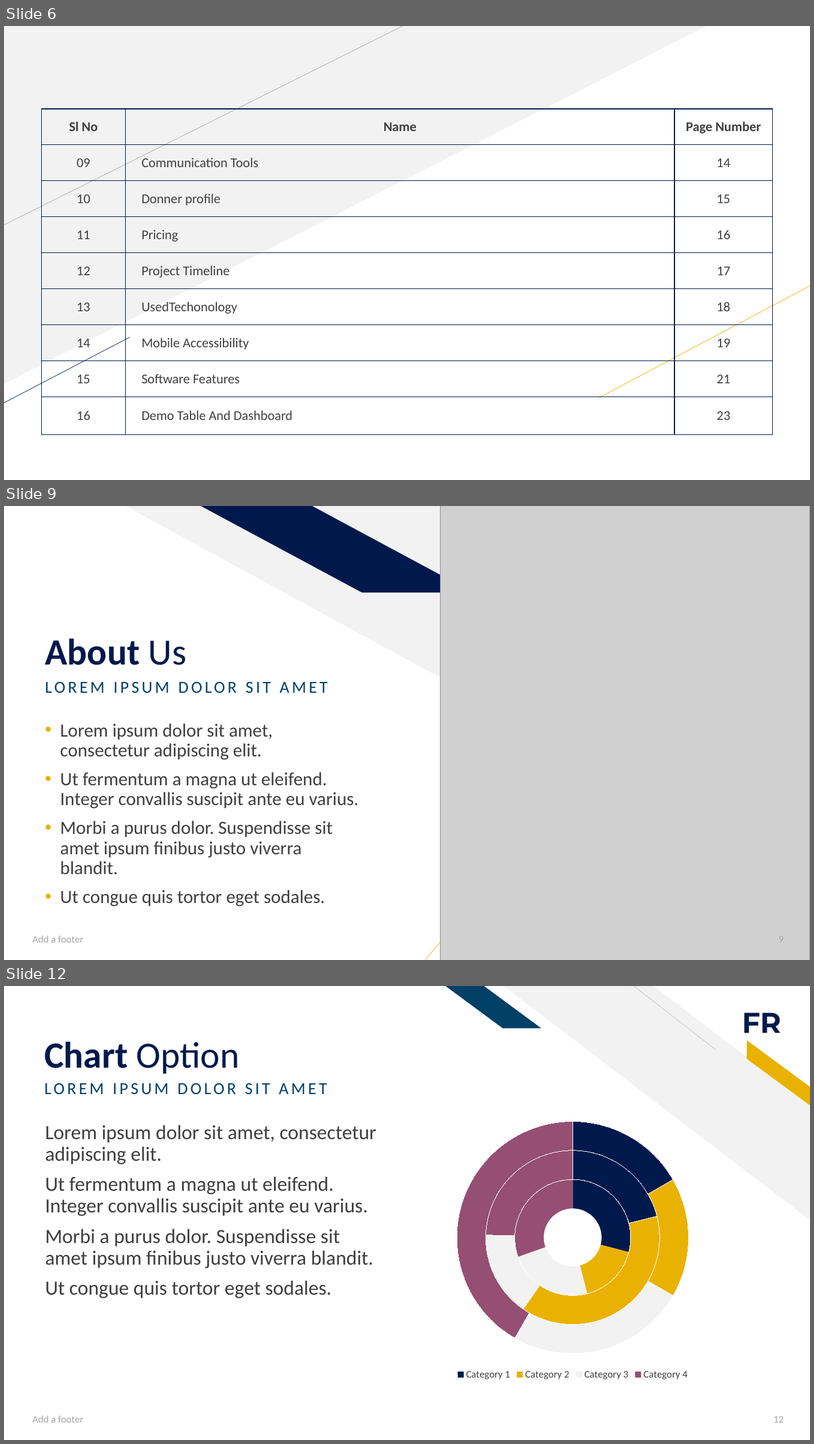
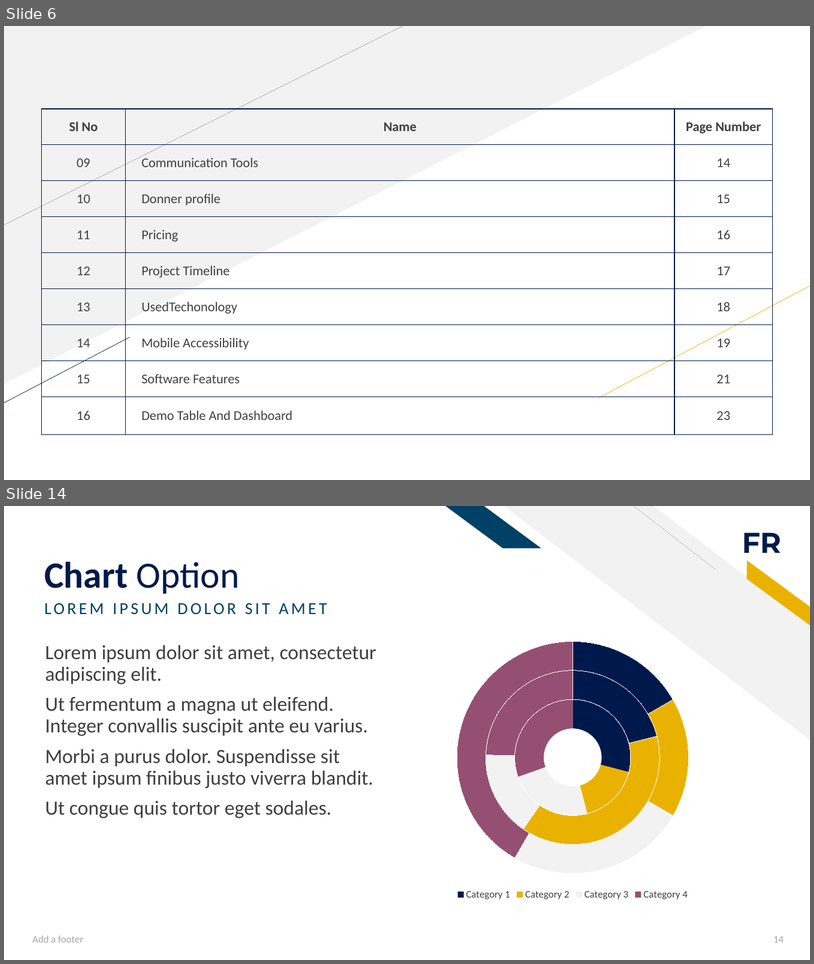
Before and after one commit to SharminAkter13/php_project, a slide deck: Donation Management System.pptx. Shown one above the other, each under a label of ours: slides 6, 9 and 12 before the commit, slides 6 and 14 after it; the slides between them are not shown. The pictures are 814x1444 and 814x964 pixels, drawn with LibreOffice and Linux fonts; fonts in the diff are those of the drawing; grey boxes stand for pictures. Boxes give left, top, right and bottom in pixels: in the first picture for what was removed or moved away, otherwise in the second. Text is boxed around its words. In the diff, an @@ line names an element or a change of style, - is before the commit and + after.

```diff
--- a/Donation Management System.pptx
+++ b/Donation Management System.pptx
@@ slide 9 removed at [4,506,810,960], background #FFFFFF @@
@@ right triangle removed at [126,506,810,879] @@
@@ parallelogram removed at [201,506,474,592] @@
@@ picture removed at [441,506,810,960] @@
@@ title removed at [45,638,187,665] @@
-About Us
@@ text removed at [45,681,328,693] @@
-LOREM IPSUM DOLOR SIT AMET
@@ text removed at [60,723,359,906] @@
-• Lorem ipsum dolor sit amet, consectetur adipiscing elit.
-• Ut fermentum a magna ut eleifend. Integer convallis suscipit ante eu varius.
-• Morbi a purus dolor. Suspendisse sit amet ipsum finibus justo viverra blandit.
-• Ut congue quis tortor eget sodales.
@@ line removed from (426, 959) to (527, 840) @@
@@ text removed at [32,935,83,942] @@
-Add a footer
@@ page number removed at [779,937,784,942] @@
-9
@@ what was slide 12 is now slide 14 @@
@@ page number at [774,936,784,942]: text changed @@
-12
+14
```
Also in this commit, not shown: 3 slides changed, 5 slides added, 2 other slides removed.
